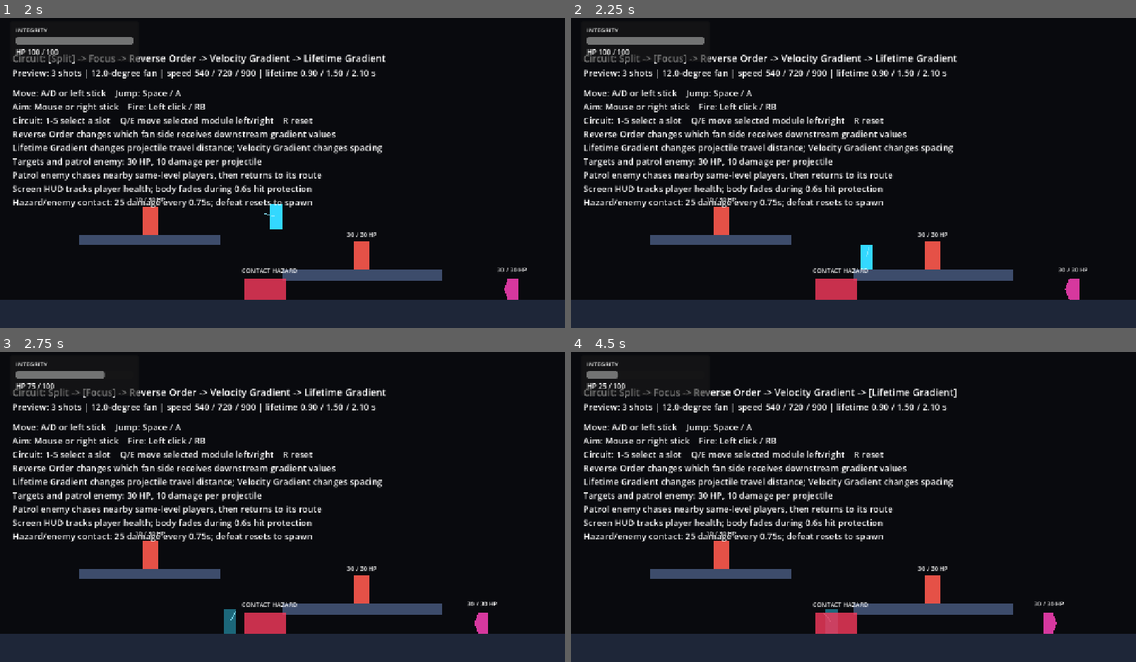
Above: before the commit, frames 1-4 (two rows, left to right).
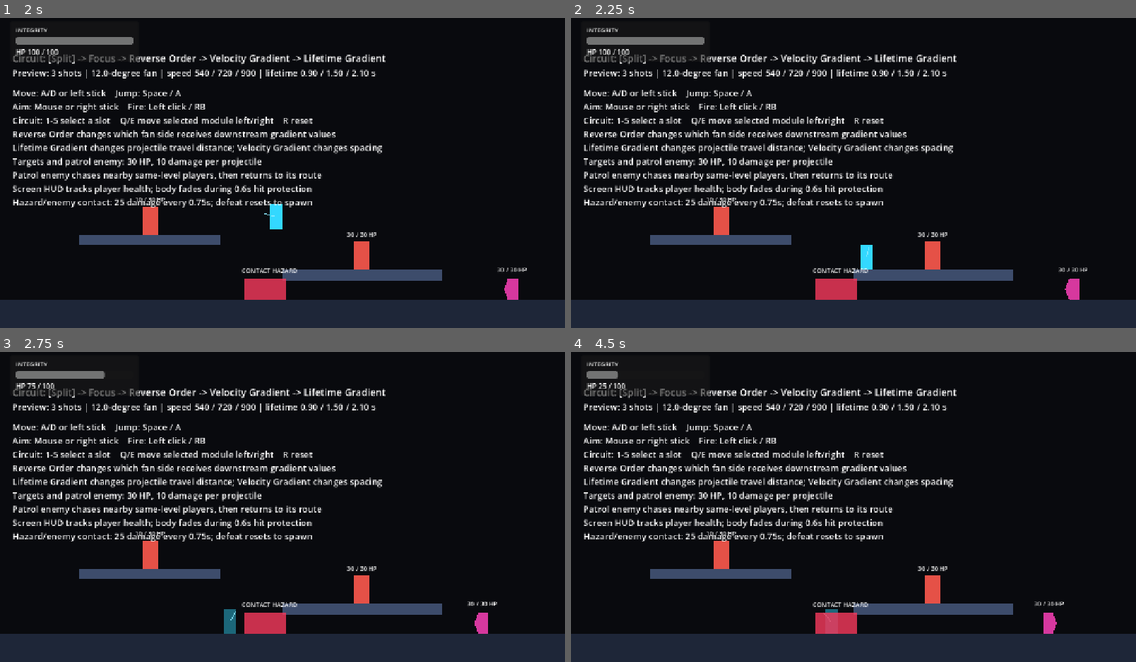
Above: after the commit, the same moments.

Repository: YangYuS8/riftwire
Game: Godot game, scene res://game/actors/player/movement_lab.tscn
Same seed, same stepped clock (60 frames per second), same inputs: the game is played once before the commit and once after it.
Inputs (mouse positions are in pixels of both pictures, inside the frame that each line leads up to):
- Up to frame 1 (2 s): tap Enter at 0.5 s; move the mouse to (406, 154) at 0.52 s; hold D (move_right) from 0.53 s (still down); click (406, 154) at 0.6 s; tap Space (jump) at 0.77, 1.52 s; move the mouse to (169, 185) at 1.27 s; tap 1 at 1.35 s
- Up to frame 2 (2.25 s): move the mouse to (910, 98) at 2.02 s; release D (move_right) at 2.03 s; hold A (move_left) from 2.03 s (still down); tap 2 at 2.1 s
- Up to frame 3 (2.75 s): keep holding A (move_left)
- Up to frame 4 (4.5 s): move the mouse to (825, 565) at 2.77 s; release A (move_left) at 2.78 s; hold D (move_right) 2.78-4.28 s; tap 3 at 2.85 s; click (825, 565) at 2.92 s; tap Space (jump) at 3.02, 3.77 s; move the mouse to (1023, 550) at 3.52 s; tap 4 at 3.6 s; move the mouse to (684, 457) at 4.27 s; hold A (move_left) from 4.28 s (still down); tap 5 at 4.35 s

Frame 1 is identical in both runs. In frame 2, 0.7% of the frame differs, in the area x 8-69%, y 11-16%; in frame 3, 0.7%; in frame 4, 0.9%.
Error after the commit: Assertion failed: MovementLab requires CircuitStatus. (res://game/actors/player/movement_lab.gd:211)

Commit message:
fix: isolate circuit input and HUD dependencies

Diff:
--- a/game/actors/player/movement_lab.gd
+++ b/game/actors/player/movement_lab.gd
@@ -34,9 +34,13 @@
 func _unhandled_key_input(event: InputEvent) -> void:
 	if not event is InputEventKey:
 		return
-	var key_event := event as InputEventKey
-	if not key_event.pressed or key_event.echo:
-		return
+	if handle_circuit_key_event(event as InputEventKey):
+		get_viewport().set_input_as_handled()
+
+
+func handle_circuit_key_event(key_event: InputEventKey) -> bool:
+	if key_event == null or not key_event.pressed or key_event.echo:
+		return false
 	var pressed_key := (
 		key_event.physical_keycode
 		if key_event.physical_keycode != 0
@@ -59,6 +63,9 @@
 			move_selected_module(1)
 		KEY_R:
 			reset_circuit()
+		_:
+			return false
+	return true
 
 
 func select_slot(slot_index: int) -> bool:
@@ -193,9 +200,13 @@
 	if _weapon == null:
 		_weapon = get_node_or_null("Player/Weapon") as PlayerWeapon
 	if _circuit_status == null:
-		_circuit_status = get_node_or_null("CircuitStatus") as Label
+		_circuit_status = get_node_or_null(
+			"CircuitHud/Root/CircuitStatus"
+		) as Label
 	if _circuit_preview == null:
-		_circuit_preview = get_node_or_null("CircuitPreview") as Label
+		_circuit_preview = get_node_or_null(
+			"CircuitHud/Root/CircuitPreview"
+		) as Label
 	assert(_weapon != null, "MovementLab requires Player/Weapon.")
 	assert(_circuit_status != null, "MovementLab requires CircuitStatus.")
 	assert(_circuit_preview != null, "MovementLab requires CircuitPreview.")
